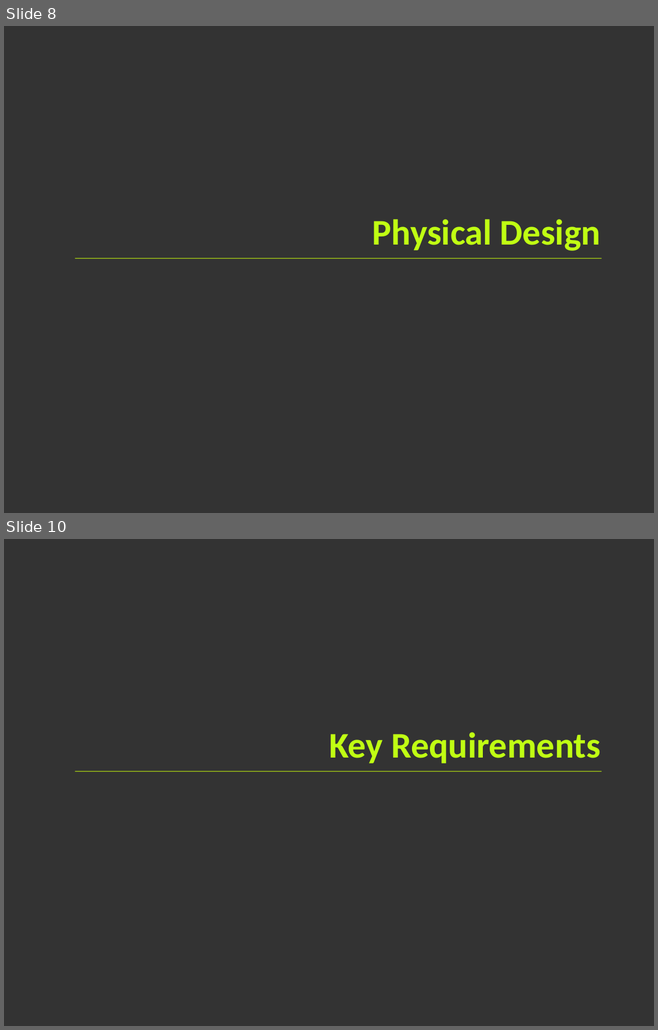
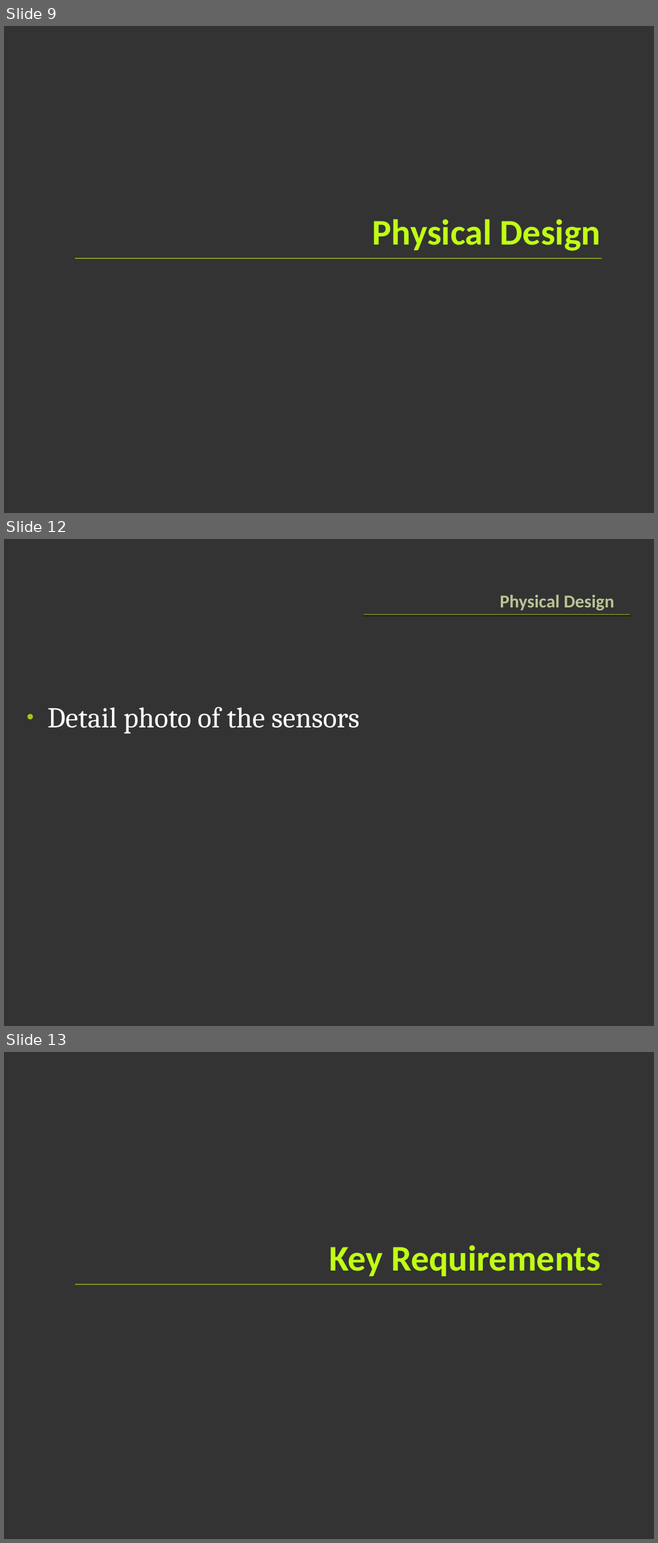
Before and after one commit to greck/0xDEADBEEF, a slide deck: PRES.pptx. Shown one above the other, each under a label of ours: slides 8 and 10 before the commit, slides 9, 12 and 13 after it; the slides between them are not shown. The pictures are 658x1030 and 658x1543 pixels, drawn with LibreOffice and Linux fonts; fonts in the diff are those of the drawing. Boxes give left, top, right and bottom in pixels: in the first picture for what was removed or moved away, otherwise in the second. Text is boxed around its words. In the diff, an @@ line names an element or a change of style, - is before the commit and + after.

```diff
--- a/PRES.pptx
+++ b/PRES.pptx
@@ slide 12 added at [4,539,654,1026], background #333333 @@
@@ title added at [499,595,614,610], 20 pt, text #BAC696, bold @@
+Physical Design
@@ rectangle added at [363,614,630,615], fill #A2C816 @@
@@ text added at [48,707,360,734], 32 pt, text #FFFFFF @@
+• Detail photo of the sensors
@@ what was slide 8 is now slide 9 @@
@@ what was slide 10 is now slide 13 @@
```
Also in this commit, not shown: 4 slides changed, 7 other slides added, 1 slide removed.
